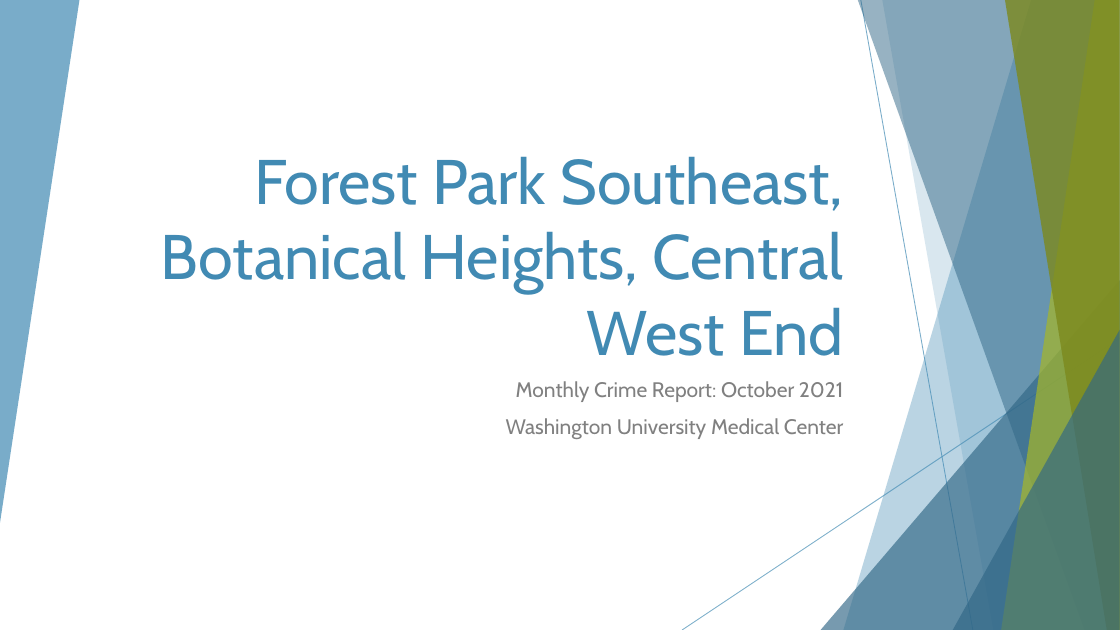
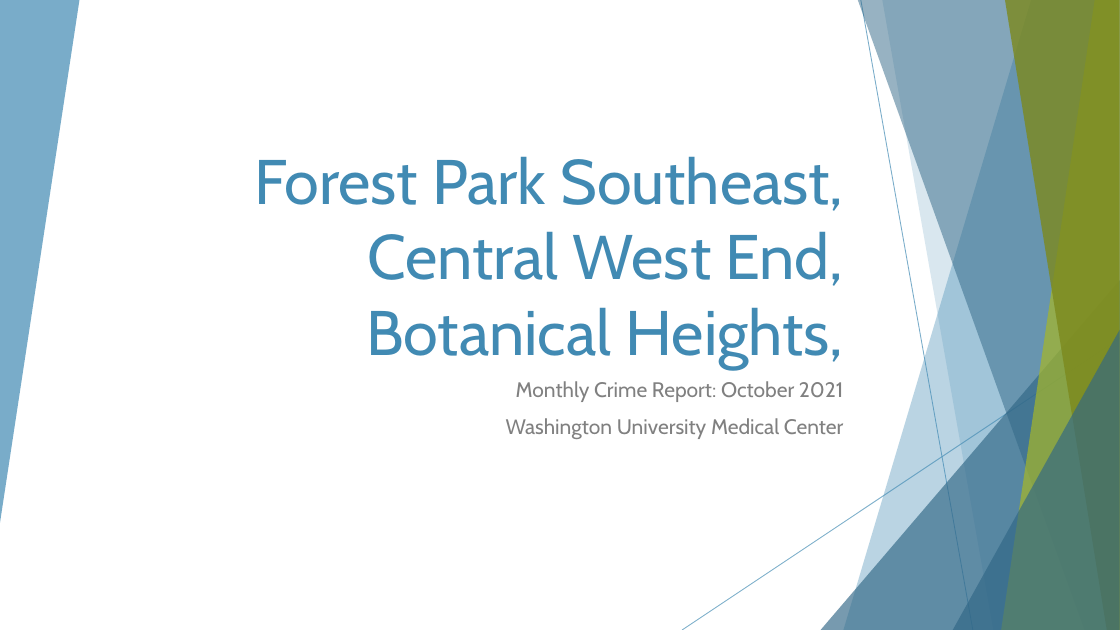
Before and after one commit to wumcrc/monthly-crime-reports, a slide deck: slide 1 of NIBRS/results/presentations/2021/October/fpse-bot-cwe-mc-October2021.pptx. Drawn at 1120x630 pixels with LibreOffice and Linux fonts; fonts in the diff are those of the drawing. Boxes give left, top, right and bottom in pixels: in the first picture for what was removed or moved away, otherwise in the second. Text is boxed around its words. In the diff, an @@ line names an element or a change of style, - is before the commit and + after.

Commit message:
Update FPSE October/September report
Rearrange report putting Botanical heights last

```diff
--- a/NIBRS/results/presentations/2021/October/fpse-bot-cwe-mc-October2021.pptx
+++ b/NIBRS/results/presentations/2021/October/fpse-bot-cwe-mc-October2021.pptx
@@ title at (254, 156, 844, 369): text changed @@
-Forest Park Southeast, Botanical Heights, Central West End
+Forest Park Southeast, Central West End, Botanical Heights,
```
Also in this commit, not shown: 3 other slides changed, 1 slide added, 4 other files.
